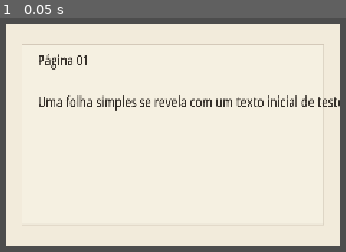
Above: before the commit, frame 1.
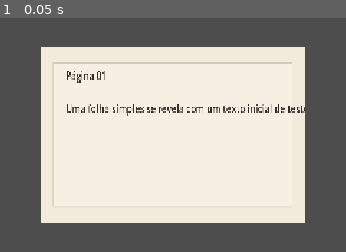
Above: after the commit, the same moment.

Repository: eduardobarreirapinto/livro-vr-project
Game: Godot game, scene res://scenes/livro_vr.tscn
The game is run twice, just before and just after one commit, with the same random seed, the same clock (stepped at 60 frames per second) and the same inputs.
Inputs:
- Up to frame 1 (0.05 s): no input

The runs differ from the first frame. In frame 1, 38% of the frame differs, in the area x 1-99%, y 2-98%.

Commit message:
first commit

Diff:
--- a/project.godot
+++ b/project.godot
@@ -21,6 +21,19 @@
 window/stretch/mode="canvas_items"
 window/stretch/aspect="expand"
 
+[input]
+
+xr_standard_trigger={
+"deadzone": 0.2,
+"events": [Object(InputEventJoypadMotion,"resource_local_to_scene":false,"resource_name":"","device":-1,"axis":5,"axis_value":1.0,"script":null)
+]
+}
+xr_standard_trigger_esquerdo={
+"deadzone": 0.2,
+"events": [Object(InputEventJoypadMotion,"resource_local_to_scene":false,"resource_name":"","device":-1,"axis":4,"axis_value":1.0,"script":null)
+]
+}
+
 [physics]
 
 3d/physics_engine="Jolt Physics"
--- a/scenes/livro_vr.tscn
+++ b/scenes/livro_vr.tscn
@@ -12,6 +12,7 @@
 
 [node name="MeshLivro" type="MeshInstance3D" parent="." unique_id=1668744126]
 mesh = SubResource("QuadMesh_yfktj")
+transform = Transform3D(1, 0, 0, 0, 1, 0, 0, 0, 1, 0, 0, -1.5)
 
 [node name="AreaInteracao" type="Area3D" parent="." unique_id=631475802]
 
@@ -33,7 +34,8 @@
 size_flags_vertical = 3
 script = ExtResource("2")
 
-[node name="InterfaceLivro#TelaShader" type="TextureRect" parent="." unique_id=316156769]
+[node name="TelaShader" type="TextureRect" parent="SubViewportControl/InterfaceLivro" unique_id=316156769]
+layout_mode = 1
 anchors_preset = 15
 anchor_right = 1.0
 anchor_bottom = 1.0
@@ -46,8 +48,15 @@
 
 [node name="RayCastVR" type="RayCast3D" parent="." unique_id=237343514]
 
-[node name="Camera3D" type="Camera3D" parent="." unique_id=1270807273]
-transform = Transform3D(1, 0, 0, 0, 1, 0, 0, 0, 1, 0, 0, 1.585841)
+[node name="XROrigin3D" type="XROrigin3D" parent="." unique_id=2000000001]
+
+[node name="XRCamera3D" type="XRCamera3D" parent="XROrigin3D" unique_id=2000000002]
+
+[node name="XRControllerLeft" type="XRController3D" parent="XROrigin3D" unique_id=2000000003]
+tracker = "left_hand"
+
+[node name="XRControllerRight" type="XRController3D" parent="XROrigin3D" unique_id=2000000004]
+tracker = "right_hand"
 
 [node name="DirectionalLight3D" type="DirectionalLight3D" parent="." unique_id=677052013]
 transform = Transform3D(0.707107, -0.5, 0.5, 0, 0.707107, 0.707107, -0.707107, -0.5, 0.5, 0, 0, 0)
--- a/scripts/livro_vr.gd
+++ b/scripts/livro_vr.gd
@@ -13,12 +13,26 @@
 var audio_player: AudioStreamPlayer3D
 var interface_livro: Control
 var trigger_apertado: bool = false
+var running_in_xr: bool = false
 
 func _ready() -> void:
+	# 1. Inicializa o ecossistema OpenXR na Viewport principal
+	var xr_interface = XRServer.find_interface("OpenXR")
+	if xr_interface and xr_interface.is_initialized():
+		running_in_xr = true
+		get_viewport().use_xr = true
+	else:
+		running_in_xr = false
+		print("OpenXR não foi inicializado. Verifique o headset.")
+
+	# 2. Vincula e valida os nós do projeto
 	mesh_livro = get_node_or_null(mesh_path) as MeshInstance3D
 	area_interacao = get_node_or_null(area_path) as Area3D
 	subviewport = get_node_or_null(viewport_path) as SubViewport
 	raycast = get_node_or_null(raycast_path) as RayCast3D
+	if raycast == null:
+		# Fallback: procura em toda a árvore por um nó chamado 'RayCastVR'
+		raycast = find_child("RayCastVR", true, false) as RayCast3D
 	audio_player = get_node_or_null(audio_path) as AudioStreamPlayer3D
 
 	if mesh_livro == null or area_interacao == null or subviewport == null or raycast == null:
@@ -30,27 +44,93 @@
 		push_error("O nó InterfaceLivro não foi encontrado dentro do SubViewport.")
 		return
 
+	# 3. Configurações base da SubViewport de UI
 	subviewport.size = Vector2i(1024, 512)
 	subviewport.render_target_update_mode = SubViewport.UPDATE_ALWAYS
 
+	# Garante que haja uma camera ativa (útil para testes sem pipeline XR completo)
+	if has_node("Camera3D"):
+		var cam := get_node("Camera3D") as Camera3D
+		if cam != null:
+			cam.current = true
+
+	# Debug rápido: confirma que a textura da SubViewport foi gerada
+	if subviewport.get_texture() == null:
+		print("[livro_vr] SubViewport texture is NULL")
+	else:
+		print("[livro_vr] SubViewport texture OK:", subviewport.get_texture())
+
+	print("[livro_vr] running_in_xr:", running_in_xr, " viewport.use_xr:", get_viewport().use_xr)
+
+	# Logs adicionais para diagnóstico XR: imprime transforms relevantes
+	if has_node("XROrigin3D"):
+		var xr_origin := get_node("XROrigin3D")
+		if xr_origin != null:
+			print("[livro_vr] XROrigin3D transform:", xr_origin.global_transform)
+			if xr_origin.has_node("XRCamera3D"):
+				var xr_cam := xr_origin.get_node("XRCamera3D")
+				print("[livro_vr] XRCamera3D transform:", xr_cam.global_transform)
+			if xr_origin.has_node("XRControllerLeft"):
+				var xl := xr_origin.get_node("XRControllerLeft")
+				print("[livro_vr] XRControllerLeft transform:", xl.global_transform)
+			if xr_origin.has_node("XRControllerRight"):
+				var xr := xr_origin.get_node("XRControllerRight")
+				print("[livro_vr] XRControllerRight transform:", xr.global_transform)
+	else:
+		print("[livro_vr] XROrigin3D not found in scene tree")
+
+	# Imprime transform da malha do livro
+	if is_instance_valid(mesh_livro):
+		print("[livro_vr] MeshLivro global_transform:", mesh_livro.global_transform)
+
+	# Fallback: se não estivermos em XR, garanta uma Camera3D para visualização local
+	if not running_in_xr:
+		if not has_node("Camera3D"):
+			var cam := Camera3D.new()
+			cam.name = "Camera3D"
+			add_child(cam)
+			cam.current = true
+			if is_instance_valid(mesh_livro):
+				cam.global_transform.origin = mesh_livro.global_transform.origin + Vector3(0, 0, 2)
+				cam.look_at(mesh_livro.global_transform.origin, Vector3.UP)
+			else:
+				cam.global_transform.origin = Vector3(0, 0, 2)
+				cam.look_at(Vector3.ZERO, Vector3.UP)
+
+	# 4. Executa as configurações procedurais de colisão e malha
 	_configurar_mesh_livro()
 	_configurar_area_interacao()
 	_configurar_raycast()
 
 func _process(_delta: float) -> void:
+	# Se o RayCast não estiver colidindo com nada, limpa o estado do gatilho e sai
 	if not is_instance_valid(raycast) or not raycast.is_colliding():
 		trigger_apertado = false
 		return
 
 	var hit_point: Vector3 = raycast.get_collision_point()
 	var pos_viewport: Vector2 = _world_to_viewport(hit_point)
+
+	# Se a conversão de coordenadas falhar, sai
 	if pos_viewport == Vector2(-1, -1):
 		trigger_apertado = false
 		return
 
-	var trigger_pressionado: bool = Input.is_action_pressed("ui_accept") or Input.is_mouse_button_pressed(MOUSE_BUTTON_LEFT)
+	# Injeta constantemente a posição para simular o "Hover" do mouse na interface 2D
+	_injetar_mouse_motion(pos_viewport)
+
+	# Captura o input de ambos os gatilhos mapeados e mantém suporte ao clique do mouse para testes no PC
+	var trigger_pressionado: bool = (
+		Input.is_action_pressed("xr_standard_trigger") or
+		Input.is_action_pressed("xr_standard_trigger_esquerdo") or
+		Input.is_mouse_button_pressed(MOUSE_BUTTON_LEFT)
+	)
+
+	# Lógica de clique único (Debounce)
 	if trigger_pressionado and not trigger_apertado:
 		var direcao: String = ""
+
+		# Detecta toque nas extremidades laterais do livro (18% das bordas esquerda/direita)
 		if pos_viewport.x < 0.18 * float(subviewport.size.x):
 			direcao = "esquerda"
 		elif pos_viewport.x > 0.82 * float(subviewport.size.x):
@@ -75,7 +155,13 @@
 	material.shading_mode = BaseMaterial3D.SHADING_MODE_UNSHADED
 	material.transparency = BaseMaterial3D.TRANSPARENCY_ALPHA
 	material.cull_mode = BaseMaterial3D.CULL_DISABLED
-	material.albedo_texture = subviewport.get_texture()
+	var sv_tex = null
+	if subviewport != null:
+		sv_tex = subviewport.get_texture()
+	if sv_tex == null:
+		print("[livro_vr] Aviso: SubViewport texture ausente ao configurar material; pulando aplicação de textura.")
+	else:
+		material.albedo_texture = sv_tex
 	material.texture_filter = BaseMaterial3D.TEXTURE_FILTER_LINEAR
 
 	mesh_livro.mesh = quad_mesh
@@ -104,33 +190,53 @@
 
 	raycast.target_position = Vector3(0.0, 0.0, -2.0)
 	raycast.enabled = true
-	raycast.collision_mask = 1
+	raycast.collision_mask = 1 # Garanta que a AreaInteracao está na Layer 1
 
 func _world_to_viewport(hit_point: Vector3) -> Vector2:
 	if mesh_livro == null or mesh_livro.mesh == null:
 		return Vector2(-1, -1)
 
+	# Transforma o ponto global de colisão em coordenada local da malha do livro
 	var local_hit: Vector3 = mesh_livro.to_local(hit_point)
 	var quad_size: Vector2 = Vector2(1.8, 1.2)
 	if mesh_livro.mesh is QuadMesh:
 		quad_size = (mesh_livro.mesh as QuadMesh).size
 
+	# Normaliza a posição transformando de centro (0,0) para escala UV (0 a 1)
 	var uv_hit: Vector2 = Vector2(local_hit.x, local_hit.y) / quad_size
 	uv_hit += Vector2(0.5, 0.5)
+
+	# Correção Crítica: Inverte o eixo Y porque na UI 2D o (0,0) fica no canto superior esquerdo
+	uv_hit.y = 1.0 - uv_hit.y
+
 	uv_hit.x = clampf(uv_hit.x, 0.0, 1.0)
 	uv_hit.y = clampf(uv_hit.y, 0.0, 1.0)
 
 	return Vector2(uv_hit.x * float(subviewport.size.x), uv_hit.y * float(subviewport.size.y))
 
-func _injetar_click_virtual(posicao: Vector2) -> void:
+func _injetar_mouse_motion(posicao: Vector2) -> void:
 	if subviewport == null:
 		return
 
+	# Evita enviar eventos de picking quando o Viewport está em stereo
+	# mas a interface XR não está realmente inicializada (estado intermediário)
+	if get_viewport().use_xr and not running_in_xr:
+		return
 	var motion := InputEventMouseMotion.new()
 	motion.position = posicao
 	motion.global_position = posicao
 	subviewport.push_input(motion)
 
+func _injetar_click_virtual(posicao: Vector2) -> void:
+	if subviewport == null:
+		return
+
+	# Evita enviar eventos de picking quando o Viewport está em stereo
+	# mas a interface XR não está realmente inicializada
+	if get_viewport().use_xr and not running_in_xr:
+		return
+
+	# Pressiona o botão esquerdo do mouse virtual na interface 2D
 	var click := InputEventMouseButton.new()
 	click.button_index = MOUSE_BUTTON_LEFT
 	click.pressed = true
@@ -138,6 +244,7 @@
 	click.global_position = posicao
 	subviewport.push_input(click)
 
+	# Solta o botão esquerdo do mouse virtual
 	click = InputEventMouseButton.new()
 	click.button_index = MOUSE_BUTTON_LEFT
 	click.pressed = false
